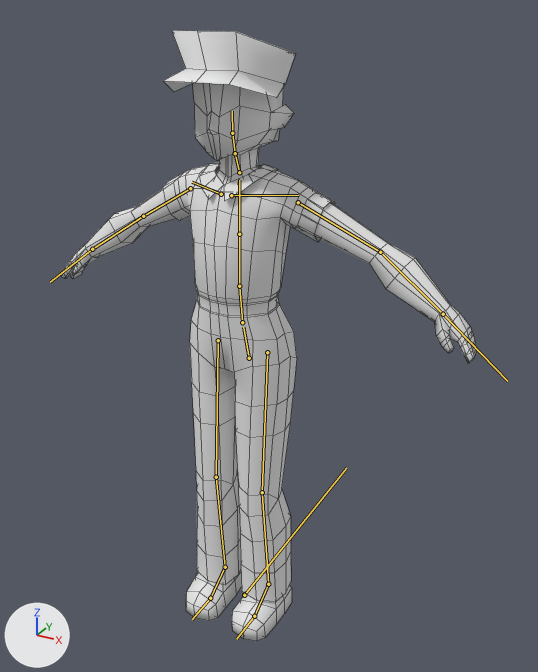
One commit to the FBX model Assets/Models/Graves.fbx: the scene before it, then after it.
Camera for both pictures: a camera (50 mm lens) standing at (1.19, -1.96, 2.12) and looking at (0.12, -0.01, 1.15). Arrows for +X, +Y and +Z are at lower left; the lights stay in place. The bones that bend it are drawn over the model as lines. Mesh edges are drawn as thin lines.
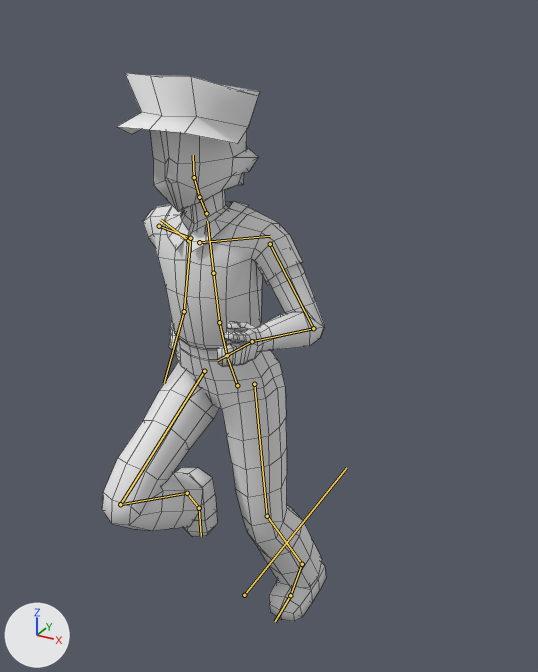
The newer file adds an action. The first version stands in its rest pose; the second is drawn at frame 7 of the action 'rig.004|Run'.

Patch to the scene script:
```diff
--- a/Assets/Models/Graves.fbx.py
+++ b/Assets/Models/Graves.fbx.py
@@ bone_def_spine @@
 bone_def_spine = bpy.data.objects['rig.004'].pose.bones['DEF-spine']  # child of 'root'
-bone_def_spine.location = (0.0, 0.0, 0.0)
-bone_def_spine.rotation_quaternion = (1.0, 0.0, 0.0, 0.0)  # degrees (0, 0, 0)
+bone_def_spine.location = (0.0, -0.047, 0.094)
+bone_def_spine.rotation_quaternion = (0.996, 0.085, 0.0, 0.0)  # degrees (10, 0, 0)
@@ bone_def_head @@
 bone_def_head = bpy.data.objects['rig.004'].pose.bones['DEF-head']  # child of 'DEF-neck'
-bone_def_head.rotation_quaternion = (1.0, 0.0, 0.0, 0.0)  # degrees (0, 0, 0)
+bone_def_head.rotation_quaternion = (0.997, -0.08, 0.0, 0.0)  # degrees (-9, 0, 0)
@@ bone_def_upper_arm_l @@
 bone_def_upper_arm_l = bpy.data.objects['rig.004'].pose.bones['DEF-upper_arm.L']  # child of 'DEF-shoulder.L'
-bone_def_upper_arm_l.rotation_quaternion = (1.0, 0.0, 0.0, 0.0)  # degrees (0, 0, 0)
-bone_def_upper_arm_l.scale = (1.0, 1.0, 1.0)
+bone_def_upper_arm_l.rotation_quaternion = (0.95, 0.182, 0.0, -0.255)  # degrees (20, 5, -29)
+bone_def_upper_arm_l.scale = (1.01, 0.98, 1.01)
@@ bone_def_forearm_l @@
 bone_def_forearm_l = bpy.data.objects['rig.004'].pose.bones['DEF-forearm.L']  # child of 'DEF-upper_arm.L'
-bone_def_forearm_l.rotation_quaternion = (1.0, 0.0, 0.0, 0.0)  # degrees (0, 0, 0)
-bone_def_forearm_l.scale = (1.0, 1.0, 1.0)
+bone_def_forearm_l.rotation_quaternion = (0.706, 0.707, -0.015, 0.034)  # degrees (90, -4, 2)
+bone_def_forearm_l.scale = (1.0, 0.96, 1.04)
@@ bone_def_hand_l @@
 bone_def_hand_l = bpy.data.objects['rig.004'].pose.bones['DEF-hand.L']  # child of 'DEF-forearm.L'
-bone_def_hand_l.rotation_quaternion = (1.0, 0.0, 0.0, 0.0)  # degrees (0, 0, 0)
-bone_def_hand_l.scale = (1.0, 1.0, 1.0)
+bone_def_hand_l.rotation_quaternion = (0.963, -0.022, -0.088, 0.252)  # degrees (-5, -9, 30)
+bone_def_hand_l.scale = (0.99, 1.02, 0.99)
@@ bone_def_upper_arm_r @@
 bone_def_upper_arm_r = bpy.data.objects['rig.004'].pose.bones['DEF-upper_arm.R']  # child of 'DEF-shoulder.R'
-bone_def_upper_arm_r.rotation_quaternion = (1.0, 0.0, 0.0, 0.0)  # degrees (0, 0, 0)
-bone_def_upper_arm_r.scale = (1.0, 1.0, 1.0)
+bone_def_upper_arm_r.rotation_quaternion = (0.898, -0.336, 0.0, 0.283)  # degrees (-38, 11, 31)
+bone_def_upper_arm_r.scale = (1.01, 0.98, 1.01)
@@ bone_def_forearm_r @@
 bone_def_forearm_r = bpy.data.objects['rig.004'].pose.bones['DEF-forearm.R']  # child of 'DEF-upper_arm.R'
-bone_def_forearm_r.rotation_quaternion = (1.0, 0.0, 0.0, 0.0)  # degrees (0, 0, 0)
-bone_def_forearm_r.scale = (1.0, 1.0, 1.0)
+bone_def_forearm_r.rotation_quaternion = (0.799, 0.522, -0.173, 0.244)  # degrees (62, -32, 14)
+bone_def_forearm_r.scale = (1.0, 0.96, 1.04)
@@ bone_def_hand_r @@
 bone_def_hand_r = bpy.data.objects['rig.004'].pose.bones['DEF-hand.R']  # child of 'DEF-forearm.R'
-bone_def_hand_r.rotation_quaternion = (1.0, 0.0, 0.0, 0.0)  # degrees (0, 0, 0)
-bone_def_hand_r.scale = (1.0, 1.0, 1.0)
+bone_def_hand_r.rotation_quaternion = (0.975, 0.207, -0.052, -0.063)  # degrees (24, -4, -8)
+bone_def_hand_r.scale = (0.99, 1.02, 0.99)
@@ bone_def_thigh_l @@
 bone_def_thigh_l = bpy.data.objects['rig.004'].pose.bones['DEF-thigh.L']  # child of 'DEF-spine'
-bone_def_thigh_l.rotation_quaternion = (1.0, 0.0, 0.0, 0.0)  # degrees (0, 0, 0)
-bone_def_thigh_l.scale = (1.0, 1.0, 1.0)
+bone_def_thigh_l.rotation_quaternion = (0.999, -0.026, 0.0, -0.032)  # degrees (-3, 0, -4)
+bone_def_thigh_l.scale = (1.01, 0.99, 1.01)
@@ bone_def_shin_l @@
 bone_def_shin_l = bpy.data.objects['rig.004'].pose.bones['DEF-shin.L']  # child of 'DEF-thigh.L'
-bone_def_shin_l.rotation_quaternion = (1.0, 0.0, 0.0, 0.0)  # degrees (0, 0, 0)
+bone_def_shin_l.rotation_quaternion = (0.987, 0.163, 0.005, -0.002)  # degrees (19, 1, 0)
@@ bone_def_foot_l @@
 bone_def_foot_l = bpy.data.objects['rig.004'].pose.bones['DEF-foot.L']  # child of 'DEF-shin.L'
-bone_def_foot_l.rotation_quaternion = (1.0, 0.0, 0.0, 0.0)  # degrees (0, 0, 0)
-bone_def_foot_l.scale = (1.0, 1.0, 1.0)
+bone_def_foot_l.rotation_quaternion = (0.99, -0.135, -0.026, 0.021)  # degrees (-16, -3, 3)
+bone_def_foot_l.scale = (0.99, 0.99, 1.01)
@@ bone_def_thigh_r @@
 bone_def_thigh_r = bpy.data.objects['rig.004'].pose.bones['DEF-thigh.R']  # child of 'DEF-spine'
-bone_def_thigh_r.rotation_quaternion = (1.0, 0.0, 0.0, 0.0)  # degrees (0, 0, 0)
-bone_def_thigh_r.scale = (1.0, 1.0, 1.0)
+bone_def_thigh_r.rotation_quaternion = (0.853, -0.52, 0.0, 0.037)  # degrees (-63, 2, 4)
+bone_def_thigh_r.scale = (1.02, 0.97, 1.02)
@@ bone_def_shin_r @@
 bone_def_shin_r = bpy.data.objects['rig.004'].pose.bones['DEF-shin.R']  # child of 'DEF-thigh.R'
-bone_def_shin_r.rotation_quaternion = (1.0, 0.0, 0.0, 0.0)  # degrees (0, 0, 0)
-bone_def_shin_r.scale = (1.0, 1.0, 1.0)
+bone_def_shin_r.rotation_quaternion = (0.574, 0.818, -0.014, 0.031)  # degrees (110, -4, 1)
+bone_def_shin_r.scale = (1.0, 0.95, 1.04)
@@ bone_def_foot_r @@
 bone_def_foot_r = bpy.data.objects['rig.004'].pose.bones['DEF-foot.R']  # child of 'DEF-shin.R'
-bone_def_foot_r.rotation_quaternion = (1.0, 0.0, 0.0, 0.0)  # degrees (0, 0, 0)
-bone_def_foot_r.scale = (1.0, 1.0, 1.0)
+bone_def_foot_r.rotation_quaternion = (0.951, 0.303, -0.016, -0.06)  # degrees (35, 0, -7)
+bone_def_foot_r.scale = (0.98, 1.03, 0.99)
```

Where the change shows, as pixel boxes (x1, y1, x2, y2) in the pictures (538 x 672 px):
'Cube.004', posed (46% narrower, 10% shorter): before (61, 30, 477, 641); after (102, 73, 326, 621)
bone 'DEF-spine', root to tip: before (249, 358) to (243, 327); after (237, 385) to (228, 359)
bone 'DEF-head', root to tip: before (232, 133) to (232, 111); after (194, 177) to (193, 155)
bone 'DEF-upper_arm.L', root to tip: before (298, 202) to (380, 252); after (270, 244) to (313, 328)
bone 'DEF-forearm.L', root to tip: before (380, 252) to (443, 314); after (313, 328) to (252, 341)
bone 'DEF-hand.L', root to tip: before (443, 314) to (507, 381); after (252, 341) to (217, 360)
bone 'DEF-upper_arm.R', root to tip: before (190, 188) to (143, 216); after (159, 226) to (190, 238)
bone 'DEF-forearm.R', root to tip: before (143, 216) to (92, 249); after (190, 238) to (184, 311)
bone 'DEF-hand.R', root to tip: before (92, 249) to (50, 282); after (184, 311) to (164, 383)
bone 'DEF-thigh.L', root to tip: before (267, 352) to (262, 492); after (254, 384) to (267, 516)
bone 'DEF-shin.L', root to tip: before (262, 492) to (268, 584); after (267, 516) to (302, 564)
bone 'DEF-foot.L', root to tip: before (268, 584) to (254, 616); after (302, 564) to (290, 595)
bone 'DEF-thigh.R', root to tip: before (218, 340) to (216, 477); after (204, 371) to (120, 504)
bone 'DEF-shin.R', root to tip: before (216, 477) to (225, 567); after (120, 504) to (187, 493)
bone 'DEF-foot.R', root to tip: before (225, 567) to (210, 598); after (187, 493) to (199, 508)
